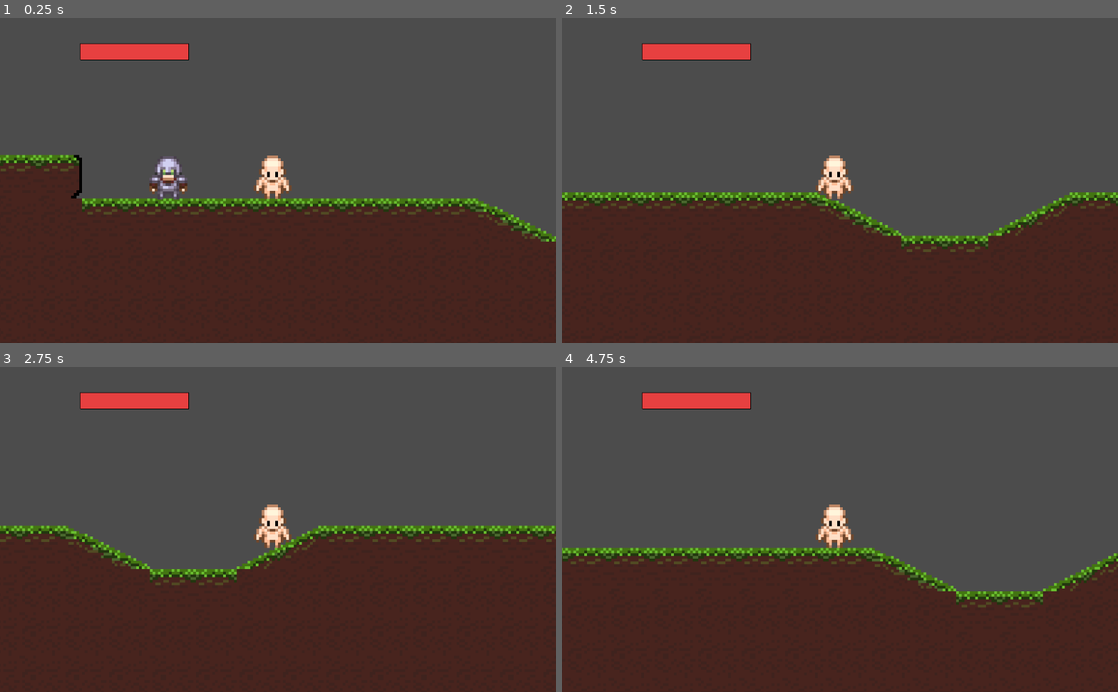
Above: before the commit, frames 1-4 (two rows, left to right).
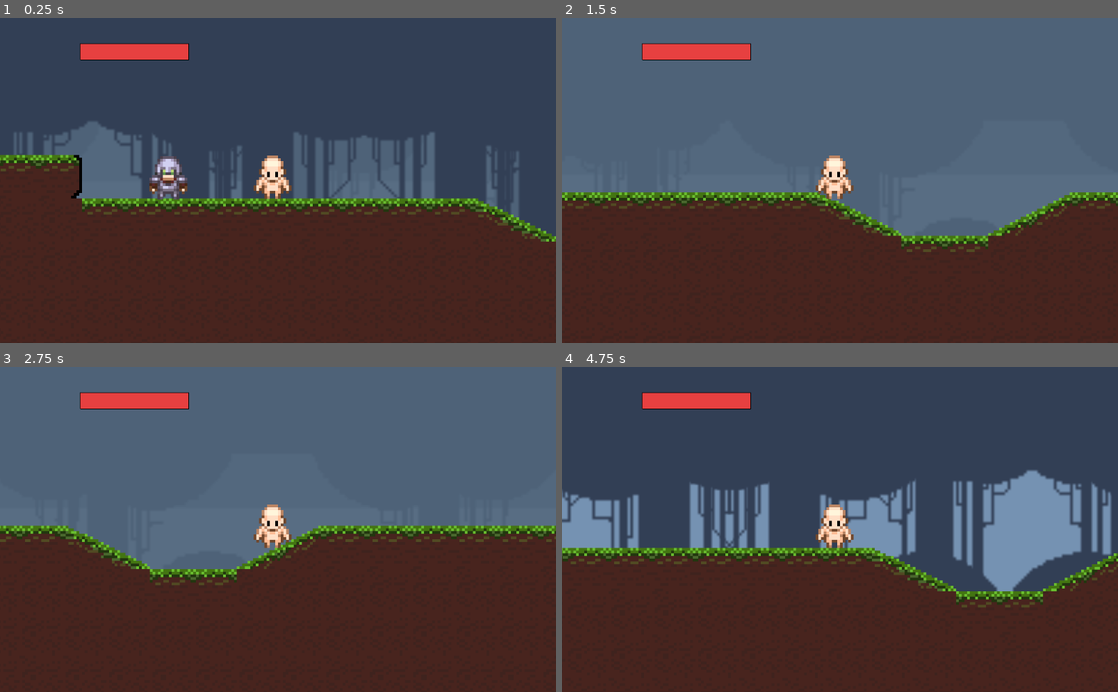
Above: after the commit, the same moments.

Repository: amandamartinsco/cronicas-de-terragaia
Game: Godot game, scene res://scenes/enemy.tscn
Two runs of this game, one before a commit and one after it. Both use one fixed random seed, a clock stepped at 60 frames per second and the inputs below.
Inputs:
- Up to frame 1 (0.25 s): no input
- Up to frame 2 (1.5 s): hold Right (ui_right) 0.53-1.28 s; hold Page Down (ui_page_down) from 1.28 s (still down)
- Up to frame 3 (2.75 s): release Page Down (ui_page_down) at 2.03 s; hold Right (ui_right) from 2.03 s (still down)
- Up to frame 4 (4.75 s): release Right (ui_right) at 2.78 s; hold Page Up (ui_page_up) 2.78-3.53 s; hold Left (ui_left) from 3.53 s (still down)

The runs differ from the first frame. In frame 1, 50% of the frame differs, in the area x 0-100%, y 0-68%; in frame 2, 56%; in frame 3, 51%; in frame 4, 57%, in the area x 0-100%, y 0-70%.

Commit message:
Troca de cenário
Improvisei a mecânica da troca de cenário. Os sprites que eu usei são só pra dar uma ideia de como vai ficar.

Diff:
--- a/src/assets/tileset/cenario.tres
+++ b/src/assets/tileset/cenario.tres
@@ -26,6 +26,11 @@
 0/tile_mode = 0
 0/occluder_offset = Vector2( 0, 0 )
 0/navigation_offset = Vector2( 0, 0 )
+0/shape_offset = Vector2( 8.03234, 8.10544 )
+0/shape_transform = Transform2D( 1, 0, 0, 1, 8.03234, 8.10544 )
+0/shape = SubResource( 1 )
+0/shape_one_way = false
+0/shape_one_way_margin = 1.0
 0/shapes = [ {
 "autotile_coord": Vector2( 0, 0 ),
 "one_way": false,
@@ -42,6 +47,11 @@
 1/tile_mode = 0
 1/occluder_offset = Vector2( 0, 0 )
 1/navigation_offset = Vector2( 0, 0 )
+1/shape_offset = Vector2( 8.03234, 8.10544 )
+1/shape_transform = Transform2D( 1, 0, 0, 1, 8.03234, 8.10544 )
+1/shape = SubResource( 1 )
+1/shape_one_way = false
+1/shape_one_way_margin = 1.0
 1/shapes = [ {
 "autotile_coord": Vector2( 0, 0 ),
 "one_way": false,
@@ -58,6 +68,11 @@
 2/tile_mode = 0
 2/occluder_offset = Vector2( 0, 0 )
 2/navigation_offset = Vector2( 0, 0 )
+2/shape_offset = Vector2( 8.03234, 8.10544 )
+2/shape_transform = Transform2D( 1, 0, 0, 1, 8.03234, 8.10544 )
+2/shape = SubResource( 1 )
+2/shape_one_way = false
+2/shape_one_way_margin = 1.0
 2/shapes = [ {
 "autotile_coord": Vector2( 0, 0 ),
 "one_way": false,
@@ -74,6 +89,11 @@
 3/tile_mode = 0
 3/occluder_offset = Vector2( 0, 0 )
 3/navigation_offset = Vector2( 0, 0 )
+3/shape_offset = Vector2( 8.03234, 8.10544 )
+3/shape_transform = Transform2D( 1, 0, 0, 1, 8.03234, 8.10544 )
+3/shape = SubResource( 1 )
+3/shape_one_way = false
+3/shape_one_way_margin = 1.0
 3/shapes = [ {
 "autotile_coord": Vector2( 0, 0 ),
 "one_way": false,
@@ -90,6 +110,11 @@
 4/tile_mode = 0
 4/occluder_offset = Vector2( 0, 0 )
 4/navigation_offset = Vector2( 0, 0 )
+4/shape_offset = Vector2( 8.03234, 8.10544 )
+4/shape_transform = Transform2D( 1, 0, 0, 1, 8.03234, 8.10544 )
+4/shape = SubResource( 1 )
+4/shape_one_way = false
+4/shape_one_way_margin = 1.0
 4/shapes = [ {
 "autotile_coord": Vector2( 0, 0 ),
 "one_way": false,
@@ -106,6 +131,11 @@
 5/tile_mode = 0
 5/occluder_offset = Vector2( 0, 0 )
 5/navigation_offset = Vector2( 0, 0 )
+5/shape_offset = Vector2( 8.03234, 8.10544 )
+5/shape_transform = Transform2D( 1, 0, 0, 1, 8.03234, 8.10544 )
+5/shape = SubResource( 1 )
+5/shape_one_way = false
+5/shape_one_way_margin = 1.0
 5/shapes = [ {
 "autotile_coord": Vector2( 0, 0 ),
 "one_way": false,
@@ -122,6 +152,11 @@
 6/tile_mode = 0
 6/occluder_offset = Vector2( 0, 0 )
 6/navigation_offset = Vector2( 0, 0 )
+6/shape_offset = Vector2( 8.03234, 8.10544 )
+6/shape_transform = Transform2D( 1, 0, 0, 1, 8.03234, 8.10544 )
+6/shape = SubResource( 1 )
+6/shape_one_way = false
+6/shape_one_way_margin = 1.0
 6/shapes = [ {
 "autotile_coord": Vector2( 0, 0 ),
 "one_way": false,
@@ -138,6 +173,11 @@
 7/tile_mode = 0
 7/occluder_offset = Vector2( 0, 0 )
 7/navigation_offset = Vector2( 0, 0 )
+7/shape_offset = Vector2( 8.03234, 8.10544 )
+7/shape_transform = Transform2D( 1, 0, 0, 1, 8.03234, 8.10544 )
+7/shape = SubResource( 1 )
+7/shape_one_way = false
+7/shape_one_way_margin = 1.0
 7/shapes = [ {
 "autotile_coord": Vector2( 0, 0 ),
 "one_way": false,
@@ -154,6 +194,11 @@
 8/tile_mode = 0
 8/occluder_offset = Vector2( 0, 0 )
 8/navigation_offset = Vector2( 0, 0 )
+8/shape_offset = Vector2( 8.03234, 8.10544 )
+8/shape_transform = Transform2D( 1, 0, 0, 1, 8.03234, 8.10544 )
+8/shape = SubResource( 1 )
+8/shape_one_way = false
+8/shape_one_way_margin = 1.0
 8/shapes = [ {
 "autotile_coord": Vector2( 0, 0 ),
 "one_way": false,
@@ -170,6 +215,11 @@
 9/tile_mode = 0
 9/occluder_offset = Vector2( 0, 0 )
 9/navigation_offset = Vector2( 0, 0 )
+9/shape_offset = Vector2( 8.03234, 8.10544 )
+9/shape_transform = Transform2D( 1, 0, 0, 1, 8.03234, 8.10544 )
+9/shape = SubResource( 1 )
+9/shape_one_way = false
+9/shape_one_way_margin = 1.0
 9/shapes = [ {
 "autotile_coord": Vector2( 0, 0 ),
 "one_way": false,
@@ -186,6 +236,11 @@
 10/tile_mode = 0
 10/occluder_offset = Vector2( 0, 0 )
 10/navigation_offset = Vector2( 0, 0 )
+10/shape_offset = Vector2( 8.03234, 8.10544 )
+10/shape_transform = Transform2D( 1, 0, 0, 1, 8.03234, 8.10544 )
+10/shape = SubResource( 1 )
+10/shape_one_way = false
+10/shape_one_way_margin = 1.0
 10/shapes = [ {
 "autotile_coord": Vector2( 0, 0 ),
 "one_way": false,
@@ -202,6 +257,11 @@
 11/tile_mode = 0
 11/occluder_offset = Vector2( 0, 0 )
 11/navigation_offset = Vector2( 0, 0 )
+11/shape_offset = Vector2( 8.03234, 8.10544 )
+11/shape_transform = Transform2D( 1, 0, 0, 1, 8.03234, 8.10544 )
+11/shape = SubResource( 1 )
+11/shape_one_way = false
+11/shape_one_way_margin = 1.0
 11/shapes = [ {
 "autotile_coord": Vector2( 0, 0 ),
 "one_way": false,
@@ -218,6 +278,11 @@
 12/tile_mode = 0
 12/occluder_offset = Vector2( 0, 0 )
 12/navigation_offset = Vector2( 0, 0 )
+12/shape_offset = Vector2( 8.03234, 8.10544 )
+12/shape_transform = Transform2D( 1, 0, 0, 1, 8.03234, 8.10544 )
+12/shape = SubResource( 1 )
+12/shape_one_way = false
+12/shape_one_way_margin = 1.0
 12/shapes = [ {
 "autotile_coord": Vector2( 0, 0 ),
 "one_way": false,
@@ -234,6 +299,11 @@
 13/tile_mode = 0
 13/occluder_offset = Vector2( 0, 0 )
 13/navigation_offset = Vector2( 0, 0 )
+13/shape_offset = Vector2( 8.03234, 8.10544 )
+13/shape_transform = Transform2D( 1, 0, 0, 1, 8.03234, 8.10544 )
+13/shape = SubResource( 1 )
+13/shape_one_way = false
+13/shape_one_way_margin = 1.0
 13/shapes = [ {
 "autotile_coord": Vector2( 0, 0 ),
 "one_way": false,
@@ -250,6 +320,11 @@
 14/tile_mode = 0
 14/occluder_offset = Vector2( 0, 0 )
 14/navigation_offset = Vector2( 0, 0 )
+14/shape_offset = Vector2( 8.03234, 8.10544 )
+14/shape_transform = Transform2D( 1, 0, 0, 1, 8.03234, 8.10544 )
+14/shape = SubResource( 1 )
+14/shape_one_way = false
+14/shape_one_way_margin = 1.0
 14/shapes = [ {
 "autotile_coord": Vector2( 0, 0 ),
 "one_way": false,
@@ -266,6 +341,11 @@
 15/tile_mode = 0
 15/occluder_offset = Vector2( 0, 0 )
 15/navigation_offset = Vector2( 0, 0 )
+15/shape_offset = Vector2( 0, 0 )
+15/shape_transform = Transform2D( 1, 0, 0, 1, 0, 0 )
+15/shape = SubResource( 2 )
+15/shape_one_way = false
+15/shape_one_way_margin = 1.0
 15/shapes = [ {
 "autotile_coord": Vector2( 0, 0 ),
 "one_way": false,
@@ -282,6 +362,11 @@
 16/tile_mode = 0
 16/occluder_offset = Vector2( 0, 0 )
 16/navigation_offset = Vector2( 0, 0 )
+16/shape_offset = Vector2( 0, 0 )
+16/shape_transform = Transform2D( 1, 0, 0, 1, 0, 0 )
+16/shape = SubResource( 3 )
+16/shape_one_way = false
+16/shape_one_way_margin = 1.0
 16/shapes = [ {
 "autotile_coord": Vector2( 0, 0 ),
 "one_way": false,
@@ -298,6 +383,11 @@
 17/tile_mode = 0
 17/occluder_offset = Vector2( 0, 0 )
 17/navigation_offset = Vector2( 0, 0 )
+17/shape_offset = Vector2( 8.03234, 8.10544 )
+17/shape_transform = Transform2D( 1, 0, 0, 1, 8.03234, 8.10544 )
+17/shape = SubResource( 1 )
+17/shape_one_way = false
+17/shape_one_way_margin = 1.0
 17/shapes = [ {
 "autotile_coord": Vector2( 0, 0 ),
 "one_way": false,
@@ -314,6 +404,11 @@
 18/tile_mode = 0
 18/occluder_offset = Vector2( 0, 0 )
 18/navigation_offset = Vector2( 0, 0 )
+18/shape_offset = Vector2( 0, 0 )
+18/shape_transform = Transform2D( 1, 0, 0, 1, 0, 0 )
+18/shape = SubResource( 4 )
+18/shape_one_way = false
+18/shape_one_way_margin = 1.0
 18/shapes = [ {
 "autotile_coord": Vector2( 0, 0 ),
 "one_way": false,
@@ -330,6 +425,11 @@
 19/tile_mode = 0
 19/occluder_offset = Vector2( 0, 0 )
 19/navigation_offset = Vector2( 0, 0 )
+19/shape_offset = Vector2( 0, 0 )
+19/shape_transform = Transform2D( 1, 0, 0, 1, 0, 0 )
+19/shape = SubResource( 5 )
+19/shape_one_way = false
+19/shape_one_way_margin = 1.0
 19/shapes = [ {
 "autotile_coord": Vector2( 0, 0 ),
 "one_way": false,
@@ -346,6 +446,11 @@
 20/tile_mode = 0
 20/occluder_offset = Vector2( 0, 0 )
 20/navigation_offset = Vector2( 0, 0 )
+20/shape_offset = Vector2( 8.03234, 8.10544 )
+20/shape_transform = Transform2D( 1, 0, 0, 1, 8.03234, 8.10544 )
+20/shape = SubResource( 1 )
+20/shape_one_way = false
+20/shape_one_way_margin = 1.0
 20/shapes = [ {
 "autotile_coord": Vector2( 0, 0 ),
 "one_way": false,
@@ -362,6 +467,11 @@
 21/tile_mode = 0
 21/occluder_offset = Vector2( 0, 0 )
 21/navigation_offset = Vector2( 0, 0 )
+21/shape_offset = Vector2( 8.03234, 8.10544 )
+21/shape_transform = Transform2D( 1, 0, 0, 1, 8.03234, 8.10544 )
+21/shape = SubResource( 1 )
+21/shape_one_way = false
+21/shape_one_way_margin = 1.0
 21/shapes = [ {
 "autotile_coord": Vector2( 0, 0 ),
 "one_way": false,
@@ -378,6 +488,11 @@
 22/tile_mode = 0
 22/occluder_offset = Vector2( 0, 0 )
 22/navigation_offset = Vector2( 0, 0 )
+22/shape_offset = Vector2( 8.03234, 8.10544 )
+22/shape_transform = Transform2D( 1, 0, 0, 1, 8.03234, 8.10544 )
+22/shape = SubResource( 1 )
+22/shape_one_way = false
+22/shape_one_way_margin = 1.0
 22/shapes = [ {
 "autotile_coord": Vector2( 0, 0 ),
 "one_way": false,
@@ -394,6 +509,11 @@
 23/tile_mode = 0
 23/occluder_offset = Vector2( 0, 0 )
 23/navigation_offset = Vector2( 0, 0 )
+23/shape_offset = Vector2( 8.03234, 8.10544 )
+23/shape_transform = Transform2D( 1, 0, 0, 1, 8.03234, 8.10544 )
+23/shape = SubResource( 1 )
+23/shape_one_way = false
+23/shape_one_way_margin = 1.0
 23/shapes = [ {
 "autotile_coord": Vector2( 0, 0 ),
 "one_way": false,
--- /dev/null
+++ b/src/scenes/ParallaxBackground.gd
@@ -0,0 +1,21 @@
+extends ParallaxBackground
+
+
+# Declare member variables here. Examples:
+# var a = 2
+# var b = "text"
+
+
+# Called when the node enters the scene tree for the first time.
+func _physics_process(delta: float) -> void:
+	if Input.is_action_pressed("ui_page_down"):
+		$ParallaxLayer/Sprite.visible = true
+		$ParallaxLayer2/Sprite.visible = false
+
+	elif Input.is_action_pressed("ui_page_up"):
+		$ParallaxLayer/Sprite.visible = false
+		$ParallaxLayer2/Sprite.visible = true
+
+# Called every frame. 'delta' is the elapsed time since the previous frame.
+#func _process(delta):
+#	pass
--- /dev/null
+++ b/src/scenes/ParallaxBackground.tscn
@@ -0,0 +1,20 @@
+[gd_scene load_steps=4 format=2]
+
+[ext_resource path="res://assets/cenário/Layer_0008_3.png" type="Texture" id=1]
+[ext_resource path="res://assets/cenário/Layer_0009_2.png" type="Texture" id=2]
+[ext_resource path="res://scenes/ParallaxBackground.gd" type="Script" id=3]
+
+[node name="ParallaxBackground" type="ParallaxBackground"]
+script = ExtResource( 3 )
+
+[node name="ParallaxLayer" type="ParallaxLayer" parent="."]
+motion_mirroring = Vector2( 200, 0 )
+
+[node name="Sprite" type="Sprite" parent="ParallaxLayer"]
+texture = ExtResource( 2 )
+
+[node name="ParallaxLayer2" type="ParallaxLayer" parent="."]
+motion_mirroring = Vector2( 200, 0 )
+
+[node name="Sprite" type="Sprite" parent="ParallaxLayer2"]
+texture = ExtResource( 1 )
--- /dev/null
+++ b/src/scenes/ParallaxBackground1.tscn
@@ -0,0 +1,12 @@
+[gd_scene load_steps=2 format=2]
+
+[ext_resource path="res://assets/cenário/Layer_0010_1.png" type="Texture" id=1]
+
+[node name="ParallaxBackground" type="ParallaxBackground"]
+
+[node name="ParallaxLayer" type="ParallaxLayer" parent="."]
+motion_mirroring = Vector2( 928, 793 )
+
+[node name="Sprite" type="Sprite" parent="ParallaxLayer"]
+texture = ExtResource( 1 )
+centered = false
--- a/src/scenes/enemy.tscn
+++ b/src/scenes/enemy.tscn
@@ -1,9 +1,11 @@
-[gd_scene load_steps=5 format=2]
+[gd_scene load_steps=7 format=2]
 
 [ext_resource path="res://scenes/enemy_real.tscn" type="PackedScene" id=1]
 [ext_resource path="res://assets/tileset/cenario.tres" type="TileSet" id=2]
 [ext_resource path="res://scenes/player.tscn" type="PackedScene" id=3]
 [ext_resource path="res://scenes/barradevida.tscn" type="PackedScene" id=4]
+[ext_resource path="res://scenes/ParallaxBackground.tscn" type="PackedScene" id=5]
+[ext_resource path="res://scenes/ParallaxBackground1.tscn" type="PackedScene" id=6]
 
 [node name="enemy" type="Node2D"]
 
@@ -34,4 +36,13 @@
 margin_right = 347.547
 margin_bottom = 76.8025
 
+[node name="ParallaxBackground" parent="." instance=ExtResource( 5 )]
+layer = -99
+offset = Vector2( 470, -200 )
+transform = Transform2D( 1, 0, 0, 1, 470, -200 )
+
+[node name="ParallaxBackground2" parent="." instance=ExtResource( 6 )]
+offset = Vector2( 0, -500 )
+transform = Transform2D( 1, 0, 0, 1, 0, -500 )
+
 [editable path="player"]
